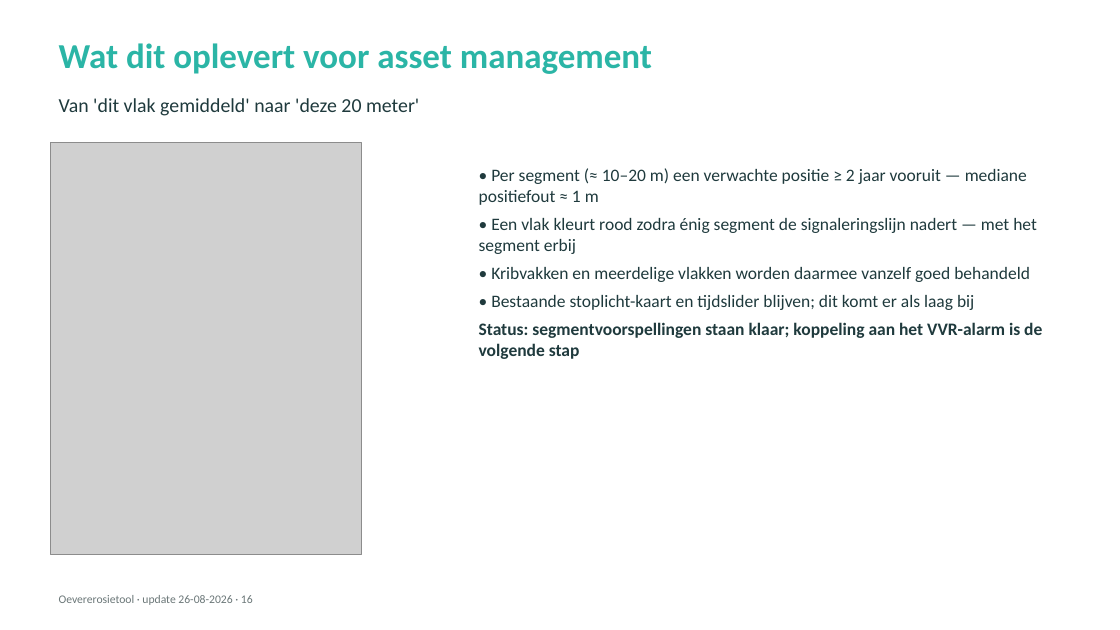
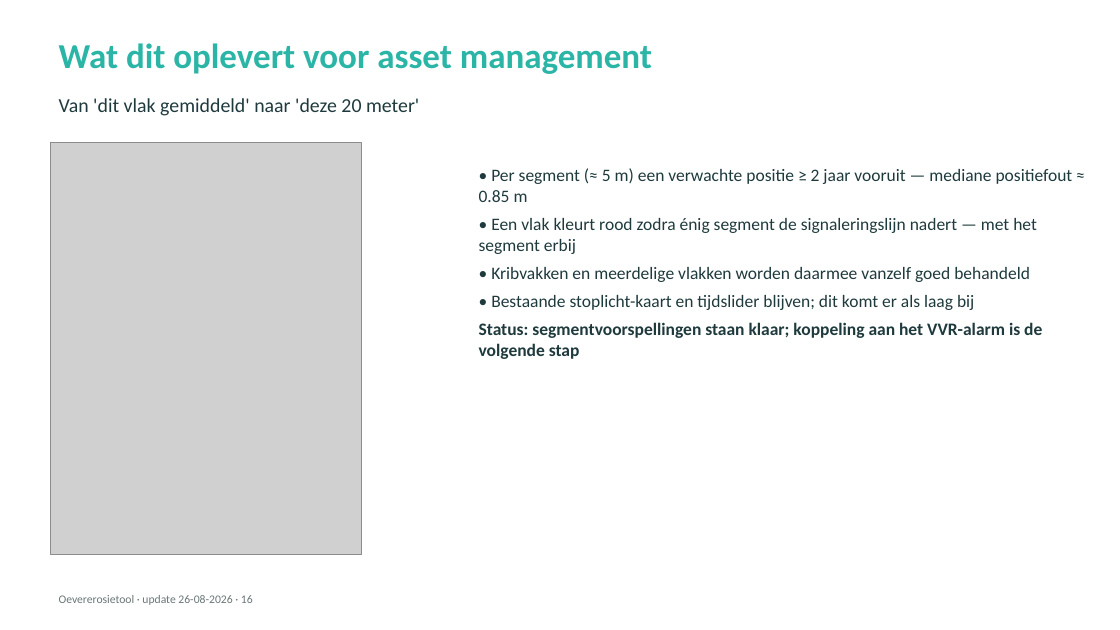
Before and after one commit to HAL24K/wocu-oevererosie, a slide deck: slide 16 of docs/presentations/20260826_update_v2.pptx. Drawn at 1120x630 pixels with LibreOffice and Linux fonts; fonts in the diff are those of the drawing; grey boxes stand for pictures. Boxes give left, top, right and bottom in pixels: in the first picture for what was removed or moved away, otherwise in the second. Text is boxed around its words. In the diff, an @@ line names an element or a change of style, - is before the commit and + after.

```diff
--- a/docs/presentations/20260826_update_v2.pptx
+++ b/docs/presentations/20260826_update_v2.pptx
@@ text at (x1=479, y1=168, x2=1073, y2=202): text changed @@
-• Per segment (≈ 10–20 m) een verwachte positie ≥ 2 jaar vooruit — mediane positiefout ≈ 1 m
+• Per segment (≈ 5 m) een verwachte positie ≥ 2 jaar vooruit — mediane positiefout ≈ 0.85 m
```
Also in this commit, not shown: 5 other slides changed, 2 other files.
